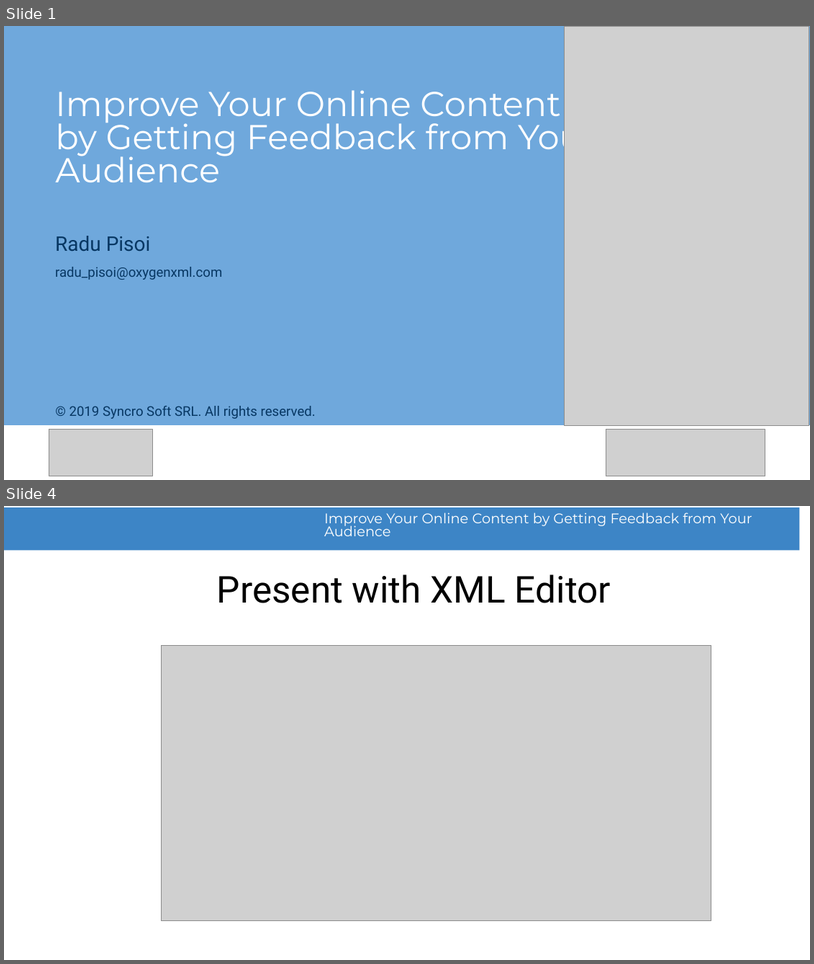
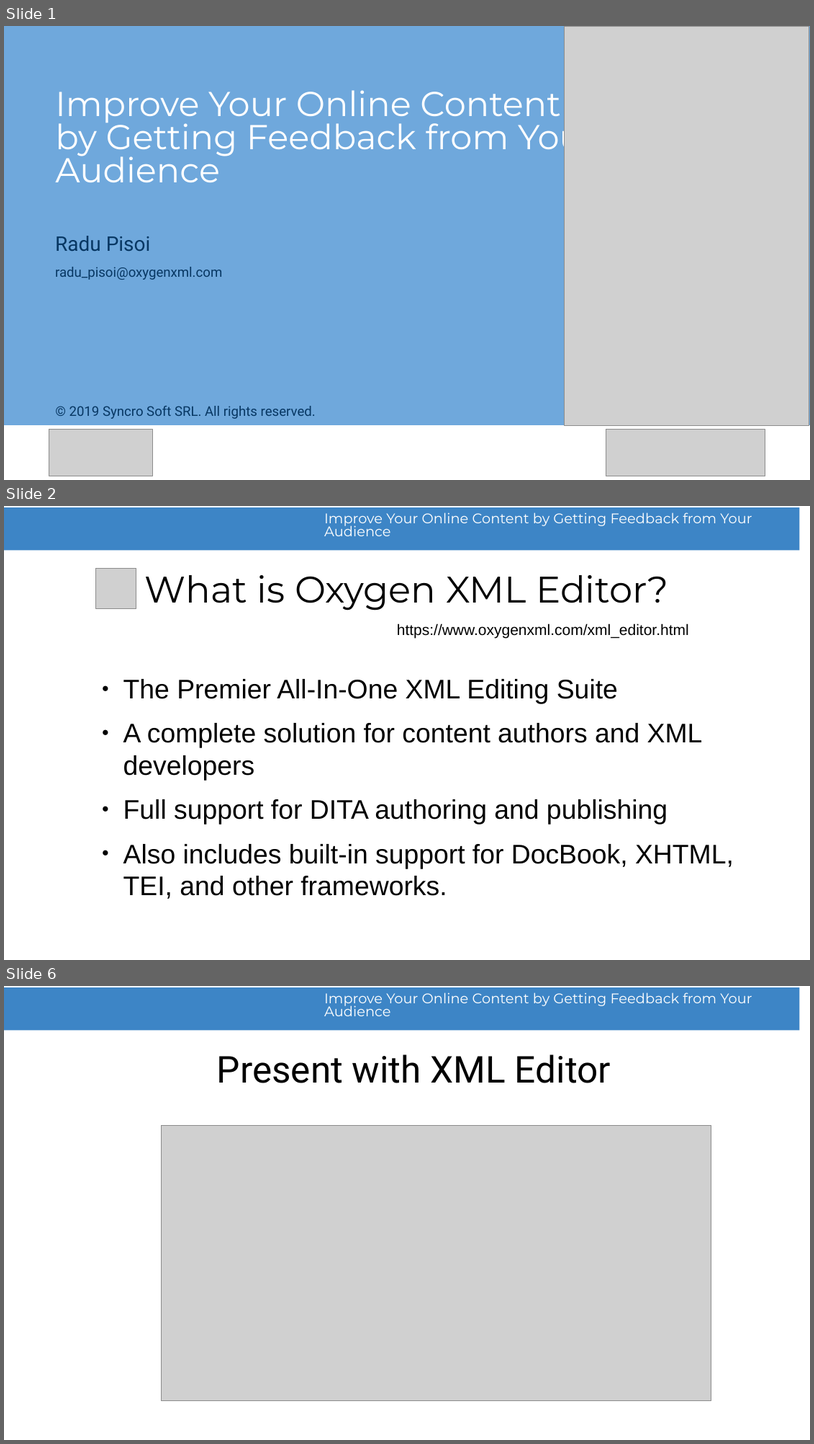
Before and after one commit to radu-pisoi/feedback-presentation, a slide deck: presentation/feedback-demo.odp. Shown one above the other, each under a label of ours: slides 1 and 4 before the commit, slides 1, 2 and 6 after it; the slides between them are not shown. The pictures are 814x964 and 814x1444 pixels, drawn with LibreOffice and Linux fonts; fonts in the diff are those of the drawing; grey boxes stand for pictures; background and template pictures are left out. Boxes give left, top, right and bottom in pixels: in the first picture for what was removed or moved away, otherwise in the second. Text is boxed around its words. In the diff, an @@ line names an element or a change of style, - is before the commit and + after.

```diff
--- a/presentation/feedback-demo.odp
+++ b/presentation/feedback-demo.odp
@@ slide 2 added at [4, 506, 810, 960], background #FFFFFF; not listed: 2 template elements that a slide beside it also shows @@
@@ picture added at [96, 569, 136, 609] @@
@@ title added at [145, 575, 669, 610], 44 pt, text #000000 @@
+What is Oxygen XML Editor?
@@ text added at [397, 623, 689, 638], 18 pt, text #000000 @@
+https://www.oxygenxml.com/xml_editor.html
@@ text added at [124, 679, 734, 898], 32 pt, text #000000 @@
+● The Premier All-In-One XML Editing Suite
+● A complete solution for content authors and XML developers
+● Full support for DITA authoring and publishing
+● Also includes built-in support for DocBook, XHTML, TEI, and other frameworks.
@@ what was slide 4 is now slide 6 @@
```
Also in this commit, not shown: 2 slides changed, 1 other slide added, 1 other file.
